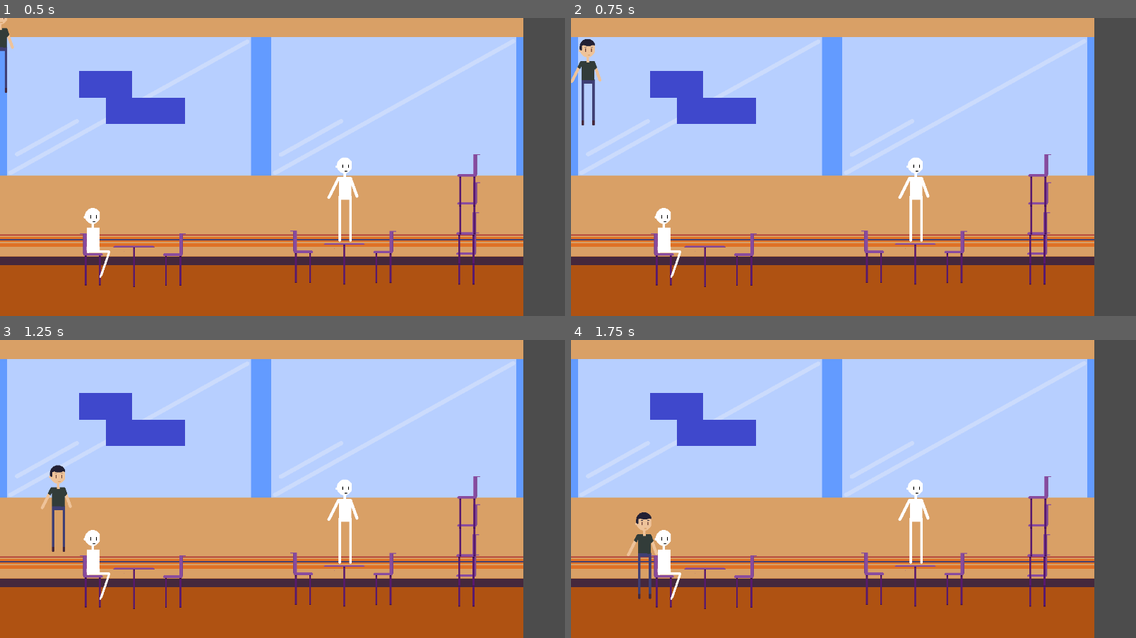
Above: before the commit, frames 1-4 (two rows, left to right).
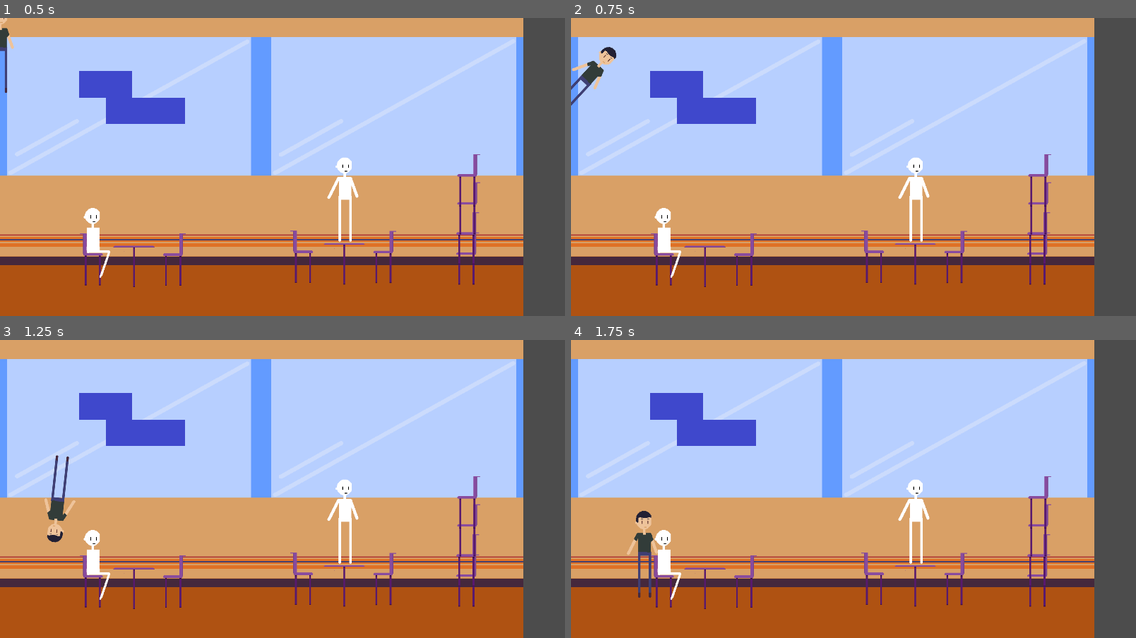
Above: after the commit, the same moments.

Repository: orangeorigins/gamejam_rpg
Game: Godot game, scene res://Scenes/DC.tscn
The game is run twice, just before and just after one commit, with the same random seed, the same clock (stepped at 60 frames per second) and the same inputs.
Inputs:
- Up to frame 1 (0.5 s): no input
- Up to frame 2 (0.75 s): tap Enter (ui_accept) at 0.5 s; hold D (right) from 0.53 s (still down); tap B (b) at 0.6 s
- Up to frame 3 (1.25 s): keep holding D (right); tap Enter (ui_accept) at 0.77, 0.8, 1.07 s
- Up to frame 4 (1.75 s): keep holding D (right); tap Enter (ui_accept) at 1.35, 1.52 s; tap B (b) at 1.55 s

Frame 1 is identical in both runs. In frame 2, 0.7% of the frame differs, in the area x 0-9%, y 7-37%; in frame 3, 0.8%, in the area x 7-14%, y 38-72%; in frame 4, 0.1%.

Commit message:
spin kicks

Diff:
--- a/project/Scenes/DC.tscn
+++ b/project/Scenes/DC.tscn
@@ -69,4 +69,4 @@
 
 [node name="NPC" parent="." instance=ExtResource( 7 )]
 position = Vector2( 838.947, 424.211 )
-dialog = [ "HEY MAN", "ARE YOU READY FOR UNIVERSITY OF RPG??!?", "I LOVE THIS PLACE", "MAN IM SO READY TO GO HERE", "ARE YOU TOO?" ]
+dialog = [ "MAN I am SO EXCITEDDDD!!!!", "PARTYYYY!!!", "I LOVE OUR SCHOOL!! ", "WOOO!!!!!", "SUPPPPREEEEEMMMMMEEEEE!!!!!" ]
--- a/project/Scenes/NPC.gd
+++ b/project/Scenes/NPC.gd
@@ -18,17 +18,22 @@
 
 func _process(delta):
 	if Input.is_action_just_pressed("ui_accept") && near_player:
-		$RichTextLabel2.text = npc_name
-		$RichTextLabel.text= dialog[dialog_index]
+
+		#say nothing when finished with lines
+		if dialog_index == -1:
+			$RichTextLabel.text = ""
+		else:
+			$RichTextLabel2.text = npc_name
+			$RichTextLabel.text= dialog[dialog_index]
 		dialog_index += 1
 		if dialog_index >= dialog.size():
-			dialog_index = 0
+			dialog_index = -1
+
 
 	pass
 
 
 func _on_Area2D_body_entered(body):
-	print ("hi")
 	if not body.name == "Player":
 		return
 	near_player = true
--- /dev/null
+++ b/project/Scenes/Open Door.tscn
@@ -0,0 +1,14 @@
+[gd_scene load_steps=3 format=2]
+
+[ext_resource path="res://Art/Open Door.png" type="Texture" id=1]
+
+[sub_resource type="RectangleShape2D" id=1]
+extents = Vector2( 66.7369, 120.211 )
+
+[node name="Open Door" type="Sprite"]
+texture = ExtResource( 1 )
+
+[node name="Area2D" type="Area2D" parent="."]
+
+[node name="CollisionShape2D" type="CollisionShape2D" parent="Area2D"]
+shape = SubResource( 1 )
--- a/project/Scenes/Player.gd
+++ b/project/Scenes/Player.gd
@@ -5,8 +5,38 @@
 
 var velocity : Vector2 = Vector2()
 
+var is_flying_spinkick : bool = false
+var kick_left : bool = false
+var disabled = false
+
+func _process(delta):
+
+	if Input.is_action_just_pressed("b") && !is_on_floor():
+		is_flying_spinkick = true
+		if $FRESHMAIN_Template.flip_h == true:
+			kick_left = true
+			self.rotate(-5.0*delta)
+		else:
+			kick_left = false
+			self.rotate(5.0*delta)
+
+
+	if is_flying_spinkick && rotation != 0:
+		if kick_left:
+			self.rotate(-5.0*delta)
+			if rotation > 0 && rotation < 0.1:
+				rotation = 0
+		else:
+			self.rotate(5.0*delta)
+			if rotation < 0 && rotation > -0.1:
+				rotation = 0
+
 
 func _physics_process(delta):
+
+	if is_on_floor():
+		is_flying_spinkick = false
+		rotation = 0
 
 	velocity.y += delta * GRAVITY
 	if Input.is_action_pressed("left"):
